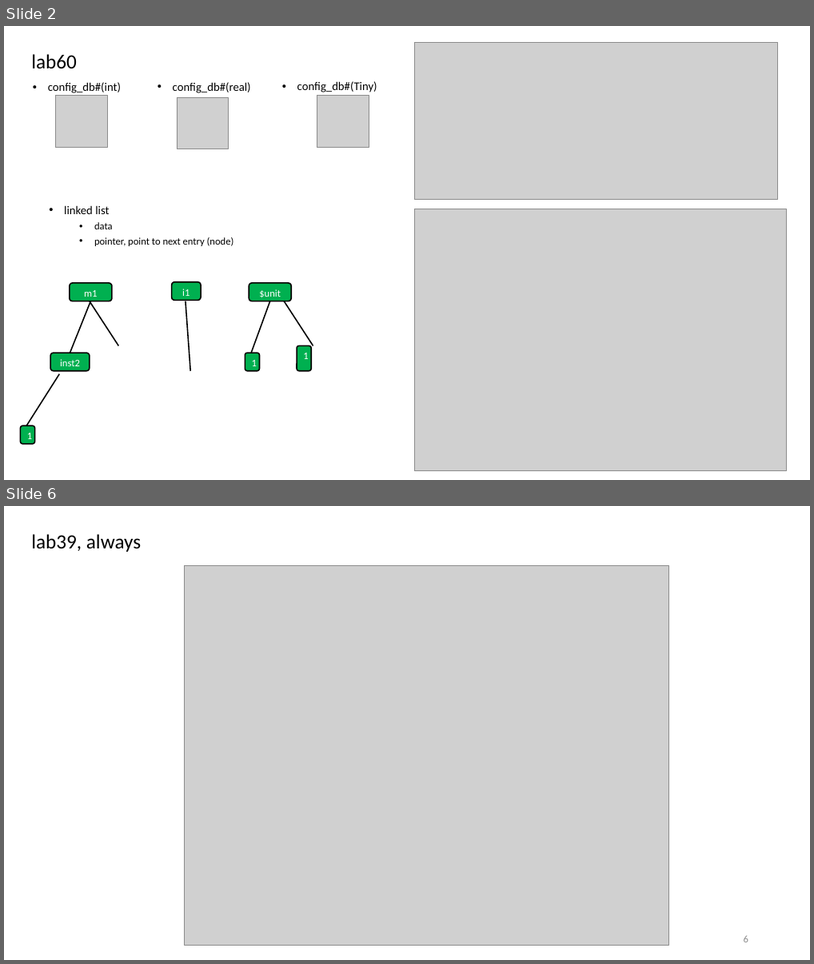
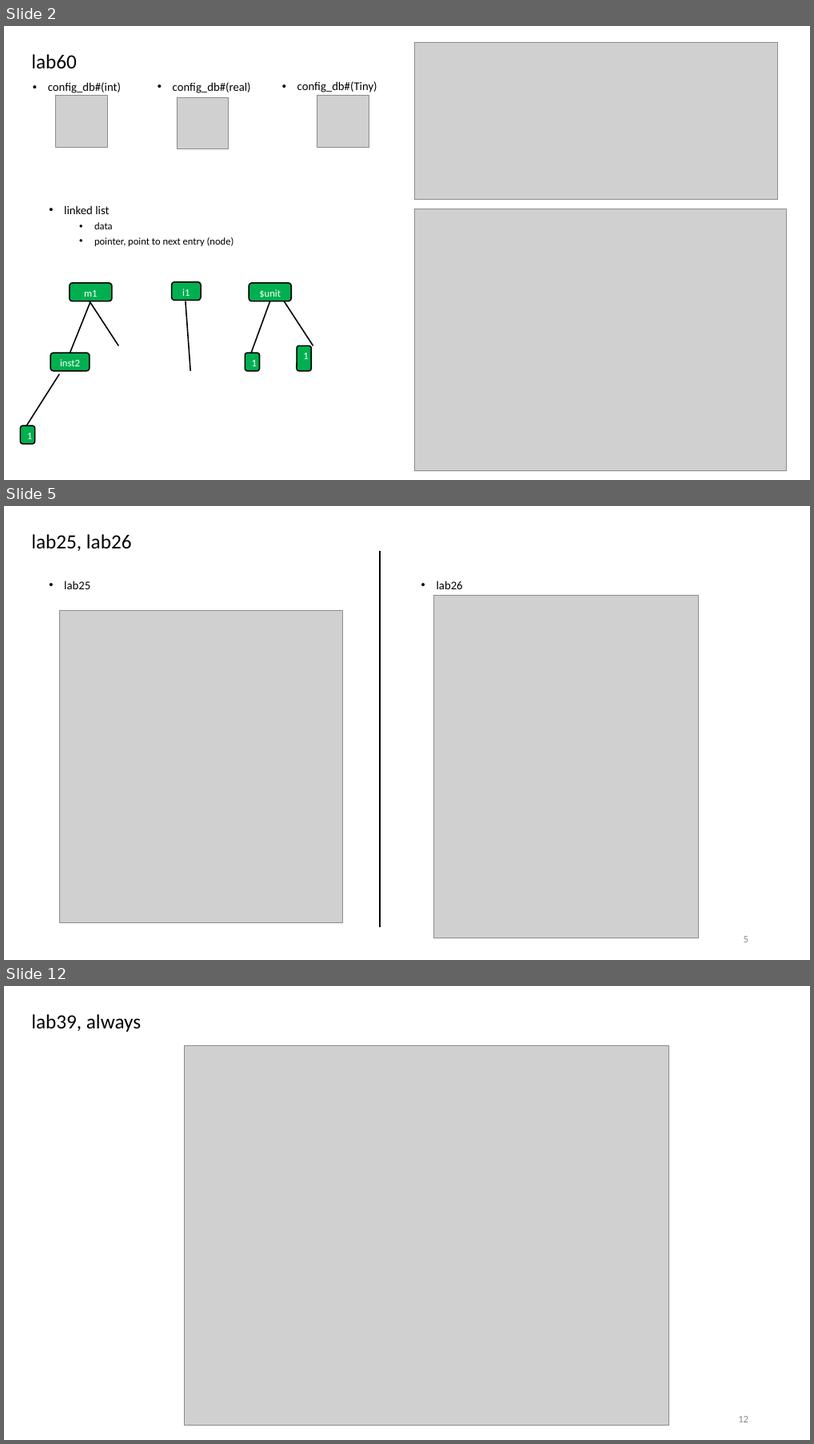
Before and after one commit to r06942072/study_sv, a slide deck: note.pptx. Shown one above the other, each under a label of ours: slides 2 and 6 before the commit, slides 2, 5 and 12 after it; the slides between them are not shown. The pictures are 814x964 and 814x1444 pixels, drawn with LibreOffice and Linux fonts; fonts in the diff are those of the drawing; grey boxes stand for pictures. Boxes give left, top, right and bottom in pixels: in the first picture for what was removed or moved away, otherwise in the second. Text is boxed around its words. In the diff, an @@ line names an element or a change of style, - is before the commit and + after.

```diff
--- a/note.pptx
+++ b/note.pptx
@@ slide 5 added at (4, 506, 810, 960), background #FFFFFF @@
@@ title added at (31, 534, 132, 551), 24 pt, text #000000 @@
+lab25, lab26
@@ line added from (380, 551) to (380, 927), #000000 1.5 pt @@
@@ text added at (64, 580, 90, 589), 14 pt, text #000000 @@
+• lab25
@@ picture added at (434, 596, 699, 938) @@
@@ text added at (437, 580, 463, 589), 14 pt, text #000000 @@
+• lab26
@@ picture added at (60, 610, 343, 922) @@
@@ page number added at (744, 936, 749, 942), 12 pt, text #8C8C8C @@
+5
@@ what was slide 6 is now slide 12 @@
@@ page number at (738, 1416, 749, 1422): text changed @@
-6
+12
```
Also in this commit, not shown: 1 slide changed, 7 other slides added, 2 slides removed, 5 other files.
